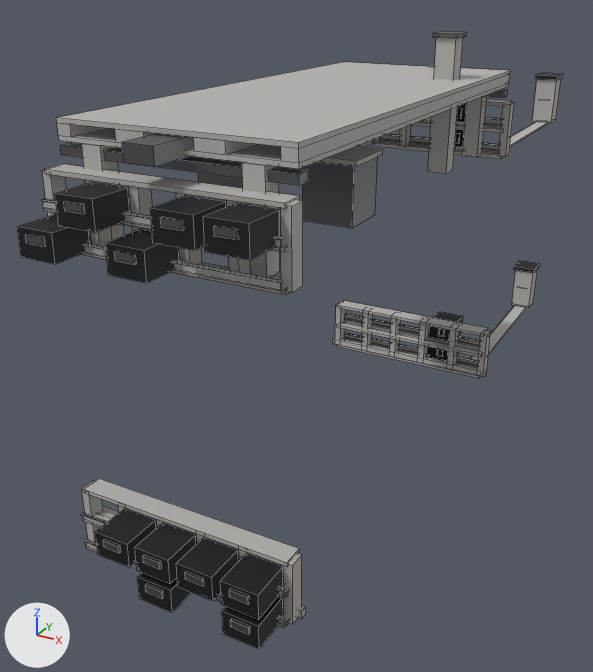
Renders of the FBX model Assets/_Project/04.Art/02.Models/Megastructure/SM_Mega_Industry.fbx from each side of a commit.
Rendered twice from a 50 mm lens placed at (67.8, -134.9, 125.9), pointed at (-10.4, 7.3, 54.8). Every picture has the same lights, and +X, +Y and +Z are marked at lower left. The first picture is the older version. Mesh edges are drawn as thin lines. Where no turn or scale is listed for an object, it has been applied to the vertices. Vertices at exactly the same position are counted once.

Objects in the first picture: 'SM_Mega_Industry'.
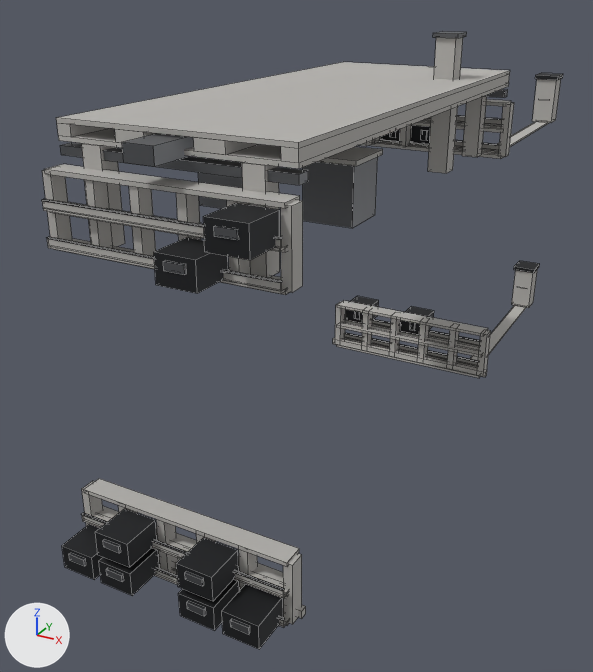
Boxes (x1, y1, x2, y2) around the edits, measured in the pictures (593 x 672 px; the box of a moved part takes in the faces that stretch with it):
'SM_Mega_Industry', reshaped
    before: (17, 32, 563, 649)
    after: (42, 32, 563, 649)
part 1 of me_sm_mega_industry, moved or reshaped
    before: (137, 572, 192, 612)
    after: (62, 524, 103, 580)
part 2 of me_sm_mega_industry, moved or reshaped
    before: (145, 585, 163, 598)
    after: (69, 553, 85, 566)
part 3 of me_sm_mega_industry, moved or reshaped
    before: (135, 523, 196, 583)
    after: (99, 548, 159, 596)
part 4 of me_sm_mega_industry, moved or reshaped
    before: (143, 555, 161, 569)
    after: (106, 569, 123, 582)
part 5 of me_sm_mega_industry, moved or reshaped
    before: (220, 553, 283, 619)
    after: (178, 579, 239, 630)
part 6 of me_sm_mega_industry, moved or reshaped
    before: (229, 589, 249, 604)
    after: (187, 601, 205, 616)
part 7 of me_sm_mega_industry, moved or reshaped
    before: (429, 312, 463, 341)
    after: (346, 296, 379, 323)
part 8 of me_sm_mega_industry, moved or reshaped
    before: (427, 336, 461, 361)
    after: (400, 306, 434, 334)
part 9 of me_sm_mega_industry, moved or reshaped
    before: (150, 196, 226, 250)
    after: (154, 238, 228, 293)
part 10 of me_sm_mega_industry, moved or reshaped
    before: (160, 217, 183, 231)
    after: (163, 261, 186, 275)
part 11 of me_sm_mega_industry, moved or reshaped (not visible before)
    after: (380, 129, 400, 141)
part 12 of me_sm_mega_industry, moved or reshaped (not visible before)
    after: (411, 125, 430, 144)
part 13 of me_sm_mega_industry, deleted
    before: (17, 104, 466, 283)

What changed in the scene script:
```text
Change me_sm_mega_industry:
    used by ob_sm_mega_industry; location = (0.0, 0.0, 0.0)
    remove me_sm_mega_industry.from_pydata(...)  # 1328 vertices, 1002 faces; spans x -21.0..21.0, y -57.0..104.0, z 35.0..116.0
    add me_sm_mega_industry.from_pydata(...)  # 1136 vertices, 858 faces; spans x -21.0..21.0, y -57.0..104.0, z 35.0..116.0
    me_sm_mega_industry part 1: the loose piece of 8 vertices spanning x -3.0..3.0, y -57.0..-50.0, z 36.0..40.0 is moved by (-16.0, 0.0, 0.0)
    me_sm_mega_industry part 2: the loose piece of 8 vertices spanning x -2.0..2.0, y -57.0, z 38.0..39.0 is moved by (-16.0, 0.0, 0.0)
    me_sm_mega_industry part 3: the loose piece of 8 vertices spanning x -3.0..3.0, y -57.0..-50.0, z 41.0..46.0 is moved by (-8.0, 0.0, -6.0)
    me_sm_mega_industry part 4: the loose piece of 8 vertices spanning x -2.0..2.0, y -57.0, z 44.0..45.0 is moved by (-8.0, 0.0, -6.0)
    me_sm_mega_industry part 5: the loose piece of 8 vertices spanning x 12.0..19.0, y -57.0..-50.0, z 41.0..46.0 is moved by (-8.0, 0.0, -6.0)
    me_sm_mega_industry part 6: the loose piece of 8 vertices spanning x 14.0..17.0, y -57.0, z 44.0..45.0 is moved by (-8.0, 0.0, -6.0)
    me_sm_mega_industry part 7: the loose piece of 8 vertices spanning x 5.0..11.0, y 50.0..57.0, z 41.0..46.0 is moved by (-24.0, 0.0, 0.0)
    me_sm_mega_industry part 8: the loose piece of 8 vertices spanning x 5.0..11.0, y 50.0..57.0, z 36.0..40.0 is moved by (-8.0, 0.0, 6.0)
    me_sm_mega_industry part 9: the loose piece of 8 vertices spanning x 5.0..11.0, y -57.0..-50.0, z 95.0..100.0 is moved by (0.0, 0.0, -6.0)
    me_sm_mega_industry part 10: the loose piece of 8 vertices spanning x 6.0..9.0, y -57.0, z 98.0..99.0 is moved by (0.0, 0.0, -6.0)
    me_sm_mega_industry part 11: the loose piece of 8 vertices spanning x -19.0..-12.0, y 50.0..57.0, z 90.0..94.0 is moved by (8.0, 0.0, 0.0)
    me_sm_mega_industry part 12: the loose piece of 8 vertices spanning x -3.0..3.0, y 50.0..57.0, z 95.0..100.0 is moved by (0.0, 0.0, -6.0)
    me_sm_mega_industry part 13: 26 loose pieces with 208 vertices, spanning x -19.0..11.0, y -57.0..57.0, z 90.0..100.0, are deleted
    other edits to the shape of me_sm_mega_industry do not show in these pictures
```
